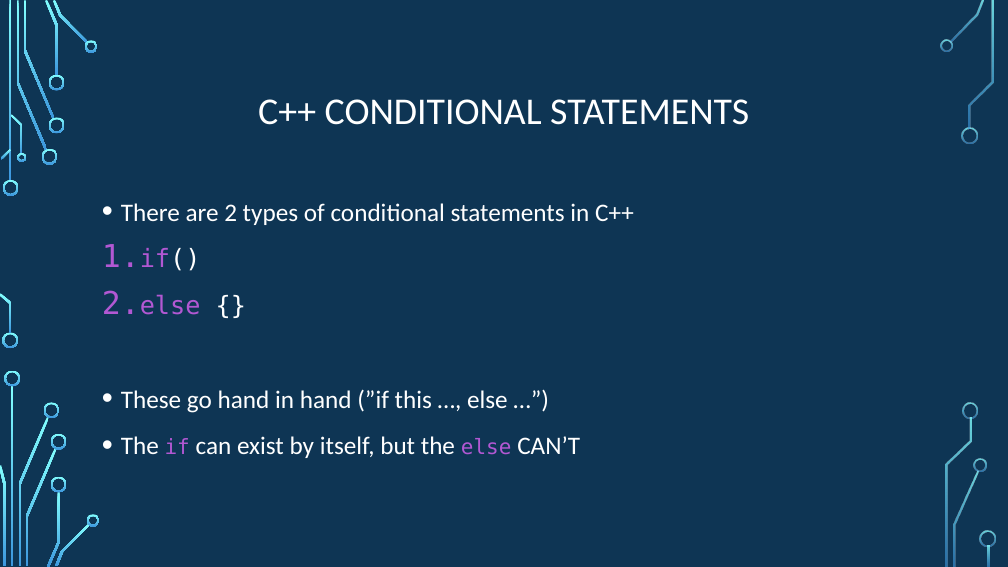
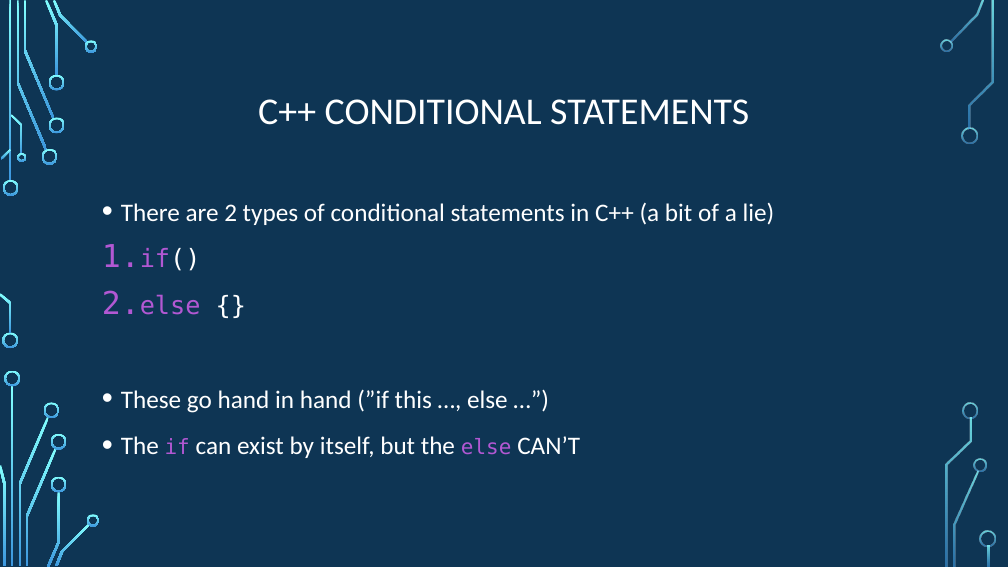
Before and after one commit to psypdt/ZIS_C-_Summer_Course_2019, a slide deck: slide 16 of Day_2/Day_2.pptx. Drawn at 1008x567 pixels with LibreOffice and Linux fonts; fonts in the diff are those of the drawing; background and template pictures are left out. Boxes give left, top, right and bottom in pixels: in the first picture for what was removed or moved away, otherwise in the second. Text is boxed around its words. In the diff, an @@ line names an element or a change of style, - is before the commit and + after.

```diff
--- a/Day_2/Day_2.pptx
+++ b/Day_2/Day_2.pptx
@@ text at (x1=121, y1=202, x2=775, y2=225): text changed @@
-• There are 2 types of conditional statements in C++
+• There are 2 types of conditional statements in C++ (a bit of a lie)
```
Also in this commit, not shown: 10 other slides changed, 1 other file.
